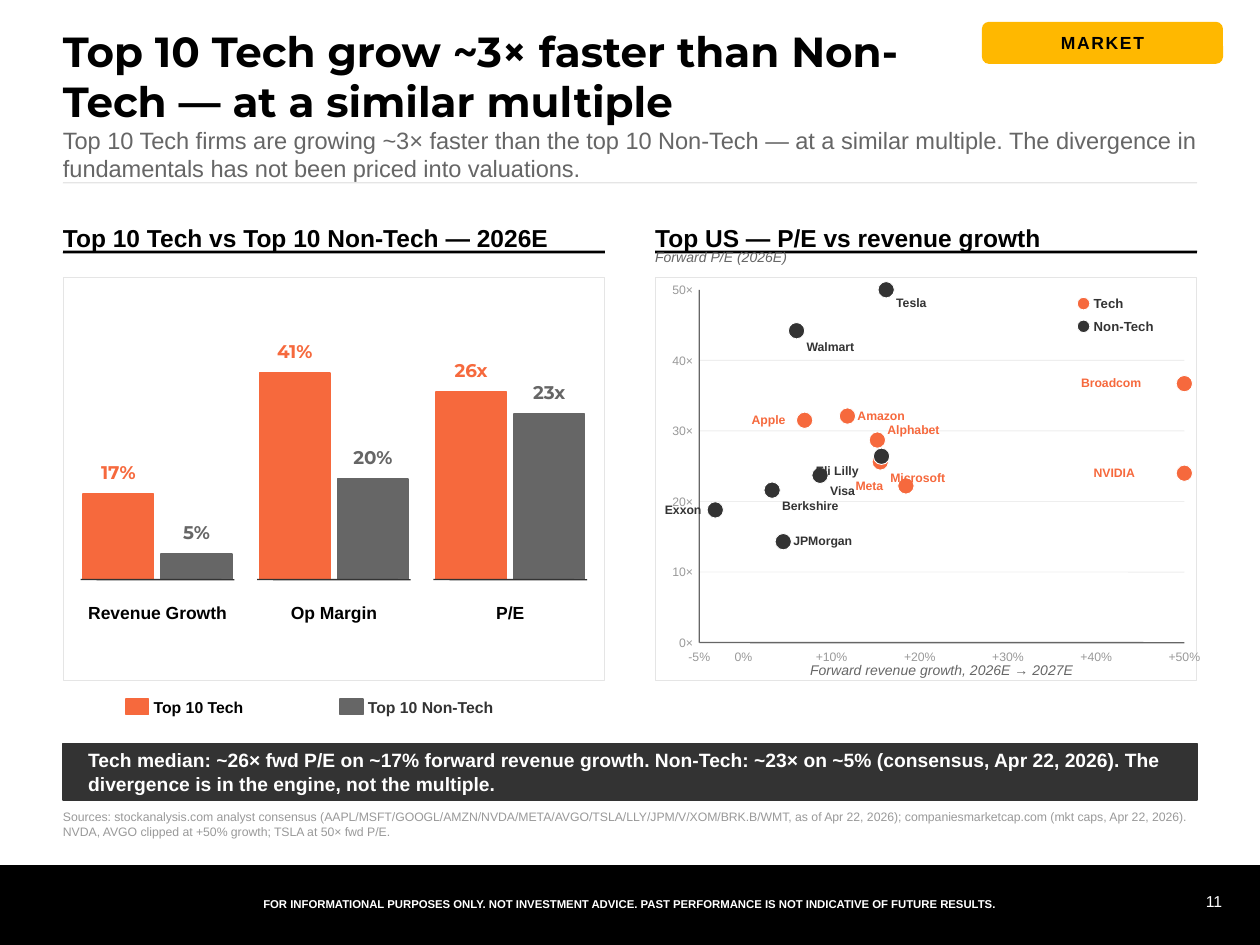
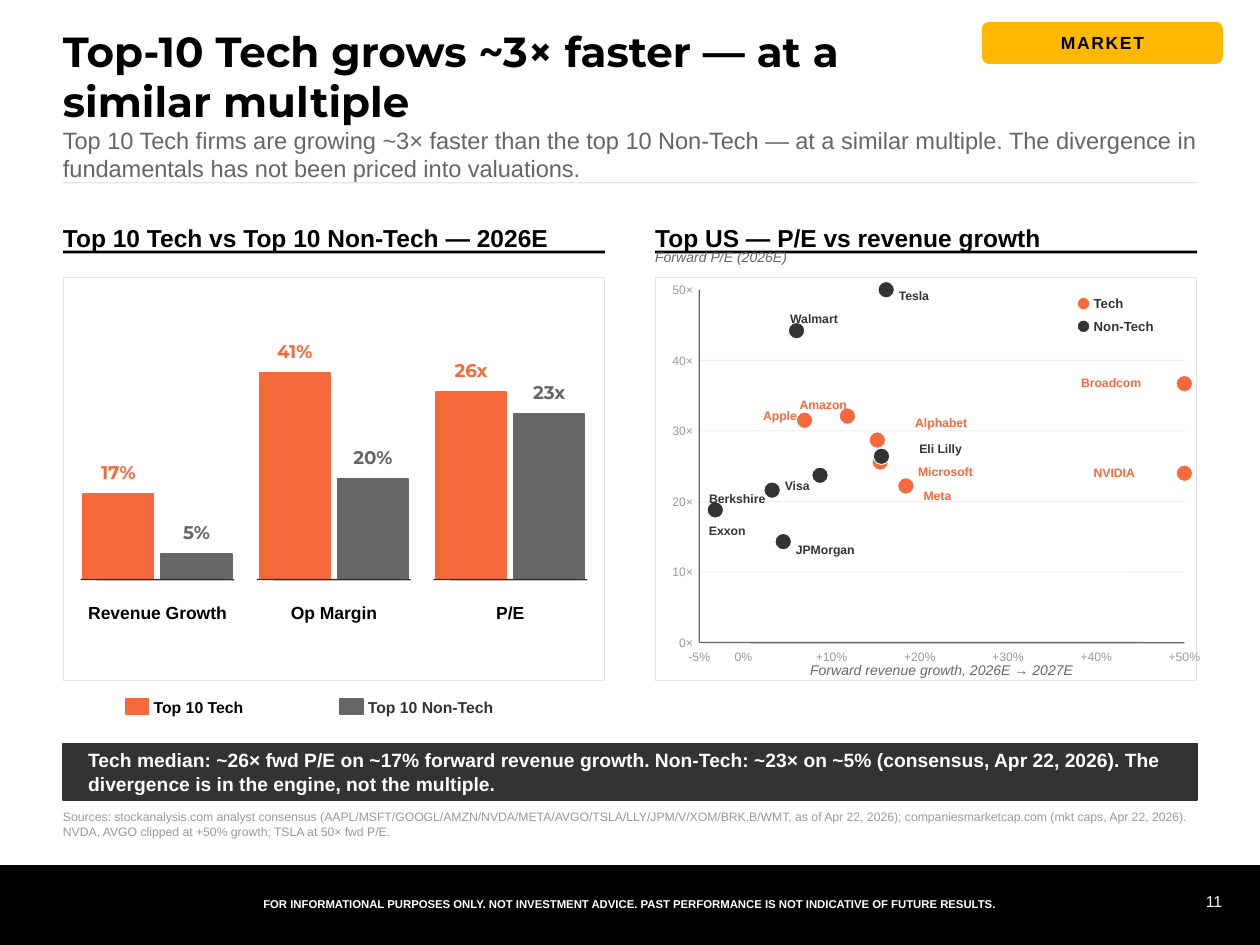
Before and after one commit to samuelcmcclellan-cell/ai-markets-deck, a slide deck: slide 11 of ai-markets-deck.pptx. Drawn at 1260x945 pixels with LibreOffice and Linux fonts; fonts in the diff are those of the drawing. Boxes give left, top, right and bottom in pixels: in the first picture for what was removed or moved away, otherwise in the second. Text is boxed around its words. In the diff, an @@ line names an element or a change of style, - is before the commit and + after.

```diff
--- a/ai-markets-deck.pptx
+++ b/ai-markets-deck.pptx
@@ text at [63, 35, 839, 125]: text changed @@
-Top 10 Tech grow ~3× faster than Non-Tech — at a similar multiple
+Top-10 Tech grows ~3× faster — at a similar multiple
@@ text "Tesla": place and size @@
-text "Tesla" at [896, 298, 926, 307]
+text "Tesla" at [899, 291, 929, 300]
@@ text "Walmart" rewrapped from [807, 342, 855, 351] to [790, 314, 838, 327] @@
@@ text "Apple": place and size @@
-text "Apple" at [752, 415, 786, 427]
+text "Apple" at [763, 411, 797, 423]
@@ text "Amazon": place and size @@
-text "Amazon" at [857, 411, 904, 420]
+text "Amazon" at [800, 400, 847, 412]
@@ text "Alphabet": place and size @@
-text "Alphabet" at [887, 425, 939, 437]
+text "Alphabet" at [915, 418, 967, 430]
@@ text "Eli Lilly": place and size @@
-text "Eli Lilly" at [816, 466, 858, 479]
+text "Eli Lilly" at [919, 444, 962, 456]
@@ text "Visa": place and size @@
-text "Visa" at [830, 486, 855, 495]
+text "Visa" at [785, 481, 810, 490]
@@ text "Microsoft": place and size @@
-text "Microsoft" at [890, 473, 945, 485]
+text "Microsoft" at [918, 467, 973, 476]
@@ text "Berkshire": place and size @@
-text "Berkshire" at [782, 501, 838, 510]
+text "Berkshire" at [709, 494, 765, 506]
@@ text "Meta": place and size @@
-text "Meta" at [856, 481, 884, 490]
+text "Meta" at [924, 491, 952, 500]
@@ text "Exxon" rewrapped from [665, 504, 702, 517] to [709, 526, 746, 535] @@
@@ text "JPMorgan": place and size @@
-text "JPMorgan" at [793, 536, 852, 548]
+text "JPMorgan" at [796, 545, 855, 557]
```
Also in this commit, not shown: 6 other slides changed, 8 other files.
